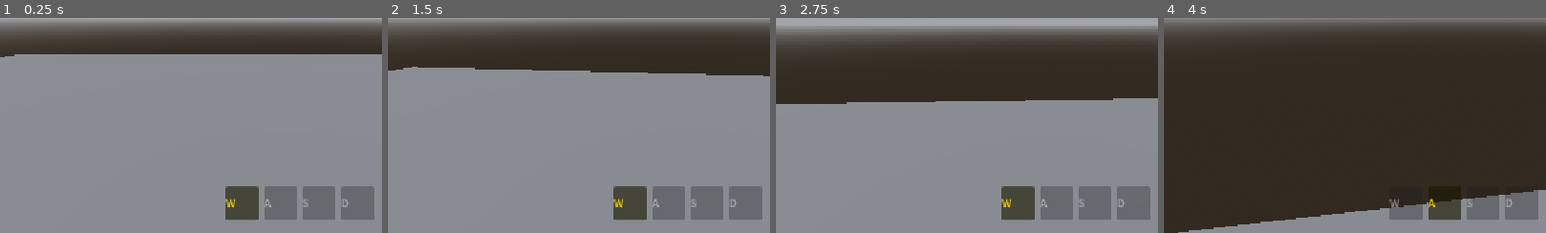
Above: before the commit, frames 1-4 (left to right).
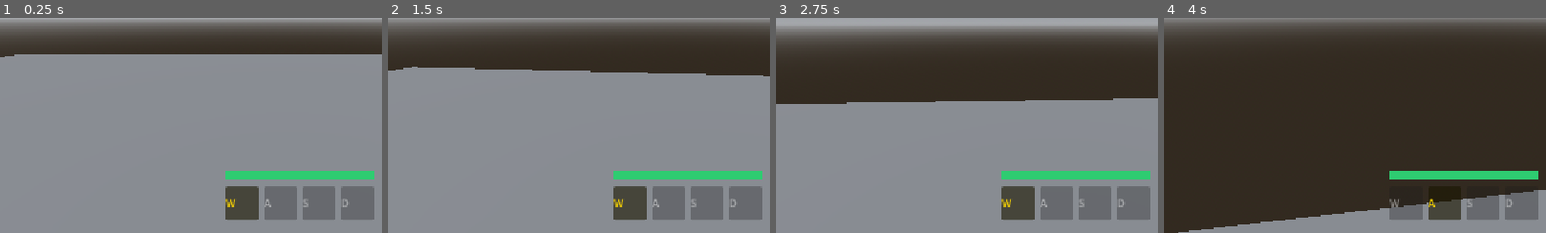
Above: after the commit, the same moments.

Repository: Fahmi-mi/my-first-rpg
Game: Godot game, scene res://src/world/test_world.tscn
The game is run twice, just before and just after one commit, with the same random seed, the same clock (stepped at 60 frames per second) and the same inputs.
Inputs (mouse positions are % of the whole screen's width and height, from its top left):
- Up to frame 1 (0.25 s): no input
- Up to frame 2 (1.5 s): tap Enter at 0.5 s; move the mouse to (55, 50) at 0.52 s; hold X (move_forward) from 0.53 s (still down); tap K at 0.6 s; tap Shift (jump) at 0.77, 1.07 s; tap L at 0.8, 1.35 s; move the mouse to (45, 50) at 1.27 s
- Up to frame 3 (2.75 s): keep holding X (move_forward); tap Shift (jump) at 1.52, 1.55, 1.82, 2.1 s; move the mouse to (52, 48) at 2.02 s; tap K at 2.3 s
- Up to frame 4 (4 s): keep holding X (move_forward); move the mouse to (49, 52) at 2.77 s; tap P (interact) at 2.85 s; tap Shift (jump) at 3.02, 3.32, 3.77, 3.8 s; tap L at 3.05 s; move the mouse to (57, 51) at 3.52 s; hold A (slot_a) from 3.53 s (still down)
The pictures show only the part of the screen within x 11-61%, y 50-100%; the shares and areas given below are measured in that part.

The runs differ from the first frame. In frame 1, 1.6% of the frame differs, in the area x 59-98%, y 71-76%; in frame 2, 1.6%; in frame 3, 1.6%; in frame 4, 1.6%.

Commit message:
feat: implement modular health component and player health bar hud

Diff:
--- /dev/null
+++ b/src/core/health_component.gd
@@ -0,0 +1,40 @@
+class_name HealthComponent
+extends Node
+
+signal health_changed(current_hp: int, max_hp: int)
+signal damage_taken(amount: int)
+signal healed(amount: int)
+signal died
+
+@export var max_health: int = 100
+var current_health: int
+var is_invulnerable: bool = false
+
+func _ready() -> void:
+	current_health = max_health
+	call_deferred("_emit_health_changed")
+
+func take_damage(amount: int) -> void:
+	if amount <= 0 or is_invulnerable or current_health <= 0:
+		return
+
+	current_health = max(0, current_health - amount)
+	damage_taken.emit(amount)
+	_emit_health_changed()
+
+	if current_health == 0:
+		died.emit()
+
+func heal(amount: int) -> void:
+	if amount <= 0 or current_health <= 0:
+		return
+
+	current_health = min(max_health, current_health + amount)
+	healed.emit(amount)
+	_emit_health_changed()
+
+func is_alive() -> bool:
+	return current_health > 0
+
+func _emit_health_changed() -> void:
+	health_changed.emit(current_health, max_health)
--- a/src/entities/player/player.tscn
+++ b/src/entities/player/player.tscn
@@ -4,6 +4,8 @@
 [ext_resource type="Script" uid="uid://cr8d614m2l6ds" path="res://src/entities/player/player_inventory.gd" id="2_vt6n5"]
 [ext_resource type="PackedScene" uid="uid://bdl2glnar40nr" path="res://src/ui/hud/inventory_hud.tscn" id="3_muk8e"]
 [ext_resource type="PackedScene" uid="uid://c5oage2p1tcm5" path="res://src/ui/captcha/captcha_popup.tscn" id="4_wrxq6"]
+[ext_resource type="Script" uid="uid://beuytmpglhgwg" path="res://src/core/health_component.gd" id="5_ketdh"]
+[ext_resource type="PackedScene" uid="uid://ce4wecgbwiaes" path="res://src/ui/hud/health_bar.tscn" id="6_0mfjg"]
 
 [sub_resource type="CapsuleShape3D" id="CapsuleShape3D_w8cqn"]
 
@@ -24,3 +26,8 @@
 [node name="InventoryHUD" parent="." unique_id=1051674479 instance=ExtResource("3_muk8e")]
 
 [node name="CaptchaPopup" parent="." unique_id=866973205 instance=ExtResource("4_wrxq6")]
+
+[node name="HealthComponent" type="Node" parent="." unique_id=745273149]
+script = ExtResource("5_ketdh")
+
+[node name="HealthBar" parent="." unique_id=257216793 instance=ExtResource("6_0mfjg")]
--- a/src/entities/player/player_controller.gd
+++ b/src/entities/player/player_controller.gd
@@ -18,15 +18,32 @@
 @onready var head: Node3D = $Head
 @onready var camera: Camera3D = $Head/Camera3D
 
+@onready var health_component: HealthComponent = $HealthComponent
+
 func _ready() -> void:
 	Input.set_mouse_mode(Input.MOUSE_MODE_CAPTURED)
 
 	EventBus.captcha_triggered.connect(func(): is_locked = true)
 	EventBus.captcha_resolved.connect(func(_success): is_locked = false)
 
+	health_component.damage_taken.connect(_on_damage_taken)
+	health_component.died.connect(_on_died)
+
+func _on_damage_taken(amount: int) -> void:
+	print("[Player] Damage: %d, Remaining Health: %d/%d" % [amount, health_component.current_health, health_component.max_health])
+
+func _on_died() -> void:
+	print("[Player] You died")
+
 func _unhandled_input(event: InputEvent) -> void:
 	if is_locked:
 		return
+
+	#test damage and heal
+	#if event is InputEventKey and event.pressed and event.keycode == KEY_K:
+		#health_component.take_damage(20)
+	#if event is InputEventKey and event.pressed and event.keycode == KEY_L:
+		#health_component.heal(15)
 
 	if event is InputEventMouseMotion and Input.get_mouse_mode() == Input.MOUSE_MODE_CAPTURED:
 		rotate_y(-event.relative.x * mouse_sensitivity)
@@ -54,7 +71,8 @@
 
 	if Input.is_action_just_pressed("jump") and is_on_floor():
 		velocity.y = jump_velocity
-		VoiceManager.play_voice("test_audio")
+		#test audio function
+		#VoiceManager.play_voice("test_audio")
 
 	var raw_input: Vector2 = Input.get_vector("move_left", "move_right", "move_forward", "move_backward")
 
--- /dev/null
+++ b/src/ui/hud/health_bar.gd
@@ -0,0 +1,16 @@
+extends CanvasLayer
+
+@onready var progress_bar: ProgressBar = $MarginContainer/ProgressBar
+
+func _ready() -> void:
+	var health: HealthComponent = get_parent().get_node_or_null("HealthComponent")
+	if health:
+		health.health_changed.connect(_on_changed_health)
+		progress_bar.max_value = health.max_health
+		progress_bar.value = health.current_health
+	else:
+		push_warning("[HealthBar] HealthComponent not found in parent")
+
+func _on_changed_health(current_hp: int, max_hp: int) -> void:
+	progress_bar.max_value = max_hp
+	progress_bar.value = current_hp
--- /dev/null
+++ b/src/ui/hud/health_bar.tscn
@@ -0,0 +1,31 @@
+[gd_scene format=3 uid="uid://ce4wecgbwiaes"]
+
+[ext_resource type="Script" uid="uid://b20fbgksrkew4" path="res://src/ui/hud/health_bar.gd" id="1_tby4x"]
+
+[sub_resource type="StyleBoxFlat" id="StyleBoxFlat_kk5x8"]
+
+[sub_resource type="StyleBoxFlat" id="StyleBoxFlat_w8cqn"]
+bg_color = Color(0.18039216, 0.8, 0.44313726, 1)
+
+[node name="HealthBar" type="CanvasLayer" unique_id=257216793]
+script = ExtResource("1_tby4x")
+
+[node name="MarginContainer" type="MarginContainer" parent="." unique_id=359932222]
+anchors_preset = 7
+anchor_left = 0.5
+anchor_top = 1.0
+anchor_right = 0.5
+anchor_bottom = 1.0
+offset_left = -20.0
+offset_top = -40.0
+offset_right = 20.0
+grow_horizontal = 2
+grow_vertical = 0
+theme_override_constants/margin_bottom = 80
+
+[node name="ProgressBar" type="ProgressBar" parent="MarginContainer" unique_id=685966893]
+custom_minimum_size = Vector2(224, 14)
+layout_mode = 2
+theme_override_styles/background = SubResource("StyleBoxFlat_kk5x8")
+theme_override_styles/fill = SubResource("StyleBoxFlat_w8cqn")
+show_percentage = false
Not shown, added: src/core/health_component.gd.uid
Not shown, added: src/ui/hud/health_bar.gd.uid
